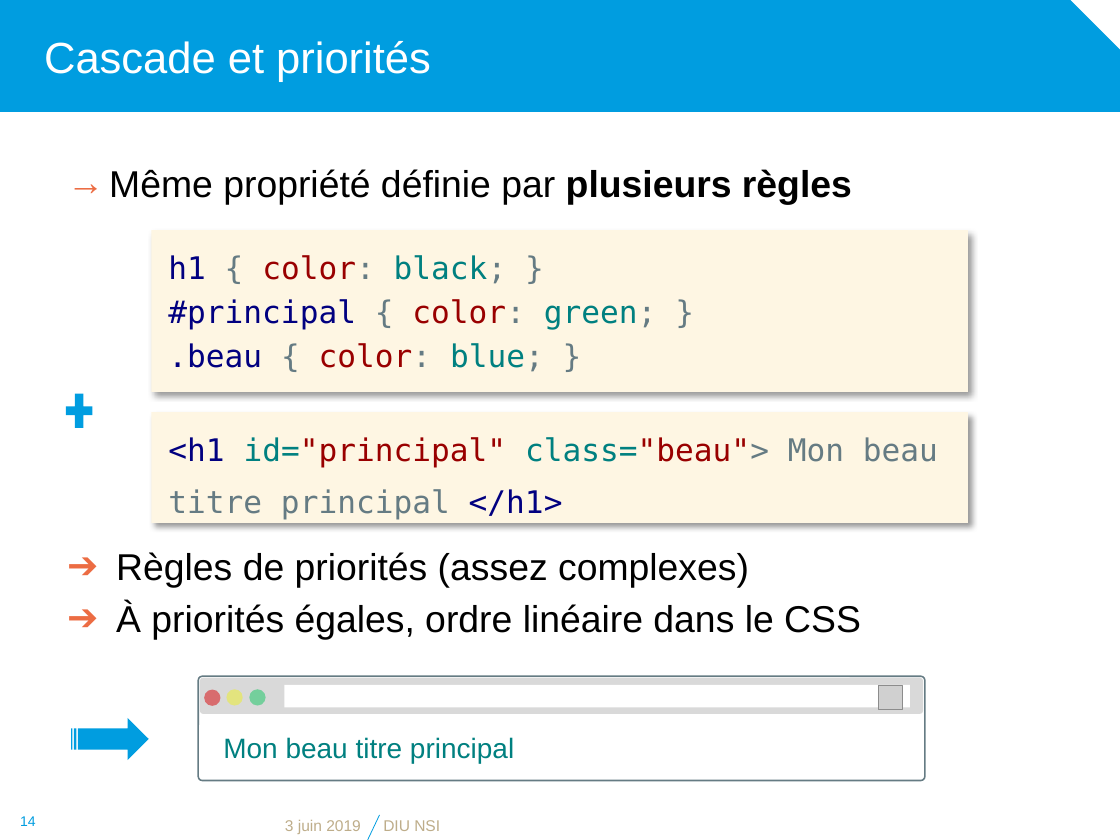
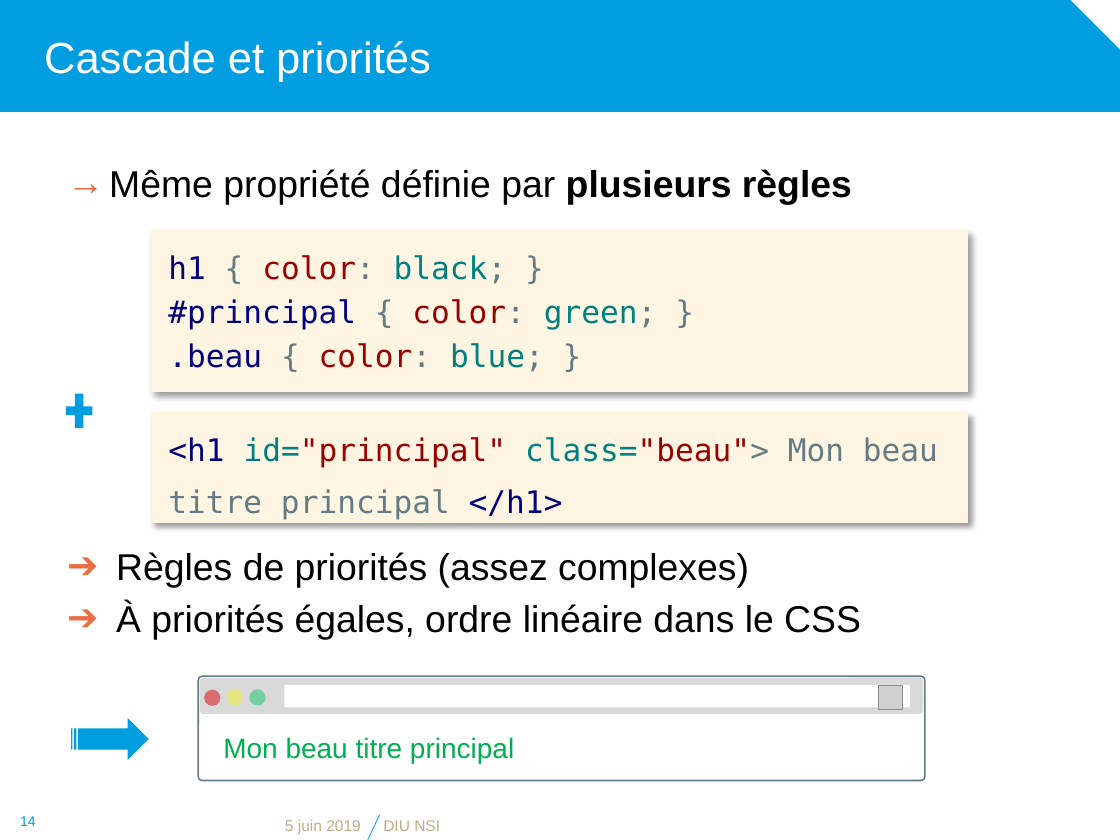
Before and after one commit to diu-uf-bordeaux/bloc1, a slide deck: slide 14 of web/3-CSS/css.pptx. Drawn at 1120x840 pixels with LibreOffice and Linux fonts; fonts in the diff are those of the drawing; grey boxes stand for pictures; background and template pictures are left out. Boxes give left, top, right and bottom in pixels: in the first picture for what was removed or moved away, otherwise in the second. Text is boxed around its words. In the diff, an @@ line names an element or a change of style, - is before the commit and + after.

```diff
--- a/web/3-CSS/css.pptx
+++ b/web/3-CSS/css.pptx
@@ text "Mon beau titre principal" at (x1=223, y1=737, x2=514, y2=763): text colour #008080 to #00B050 @@
@@ text at (x1=285, y1=820, x2=361, y2=834): text changed @@
-3 juin 2019
+5 juin 2019
```
Also in this commit, not shown: 18 other slides changed, 1 other file.
